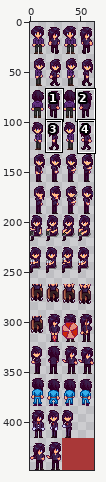
Sprite sheet: Characters/Festivals/EggFestival/Sebastian_EggFestival.png. Above: a wide view before the commit, with the close-up outlined.
Close-up. First the earlier version:
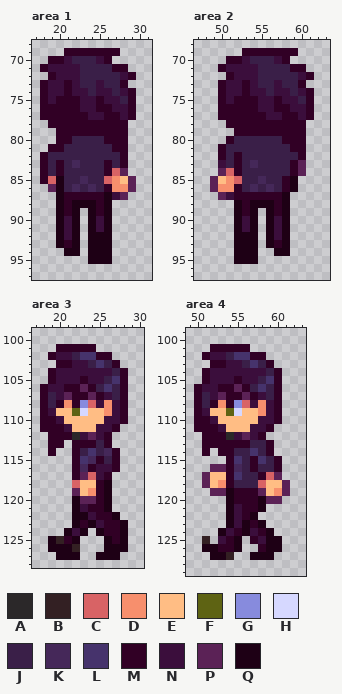
The file is 64x448 pixels. Pixels under 10% opacity are left out. Colours within 5 levels of each other are drawn and written as one. Shown: area 1: x 17..31, y 68..97; area 2: x 47..63, y 68..97; area 3: x 17..30, y 99..128; area 4: x 49..63, y 99..129. The commit also changed other parts of the picture, which this record leaves out.
Palette (. is transparent): A #2b2829  B #332023  C #d86365  D #f78f6d  E #ffbd84  F #5e6313  G #878bdd  H #d6d8ff  J #3a1f48  K #452859  L #46336c  M #310025  N #3b0e3c  P #5b2256  Q #1e0015
Pixels before, area 1, first column x 18:
69 ...MMMMMMM..
70 .MMNJJJNM...
71 MNNNNJJJJMM.
72 .MNNNJJJJJNM
73 MNNMNJJNJJM.
74 MNNMNNJNNJNM
75 MNMMMNNMNNJM
76 MMMMMNNMMNNM
77 MMMMMMNNMMNM
78 .MMMMMMMMMM.
79 ..MMMMMMMMM.
80 ..MMJJJJMMM.
81 .MMJJJJJJMM.
82 MJJJJJJJJJM.
83 MJMJKJJJMJM.
84 MJMJJJJJMCP.
85 MCQJJKJJCDEP
86 .PQJKJKJMDDP
87 ..QMMMMMQNP.
88 ..QMQQQMQ...
89 ..QMQ.QMQ...
90 ..QNQ.QNQ...
91 ..QNQ.QNQ...
92 ..QNQ.QQQ...
93 ..QMQ.QQQ...
94 ...QQ.QQQ...
95 ......QQQ...
Pixels before, area 2, first column x 49:
69 ....MMMMMMM..
70 ..MMNJJJNM...
71 .MNNNNJJJJMM.
72 ..MNNNJJJJJNM
73 .MNNMNJJNJJM.
74 .MNNMNNJNNJNM
75 .MNMMMNNMNNJM
76 .MMMMMNNMMNNM
77 .MMMMMMNNMMNM
78 ..MMMMMMMMMM.
79 ...MMMMMMMMM.
80 ..MJJJJJJMMM.
81 .MJJJJJJJJMM.
82 .MJMJJJJJJJM.
83 .NJMJKJJJJMP.
84 .PCMJJJJJJMP.
85 PEDCJJKJJMQ..
86 PDDMJKJKJMQ..
87 .PNMMMMMMQ...
88 ...QMQQQMQ...
89 ...QMQ.QMQ...
90 ...QNQ.QNQ...
91 ...QNQ.QNQ...
92 ...QQQ.QNQ...
93 ...QQQ.QMQ...
94 ...QQQ..QQ...
95 ...QQQ.......
Pixels before, area 3, first column x 18:
101 ..MMMMM....
102 .MNNJLLMM..
103 ..MMNNJLJM.
104 .MNNNNNNNJM
105 .MNNNMNNJLM
106 MNNMMPMJLJM
107 MJNPMMPMNJM
108 MJMDMGCNDNM
109 MNEEFHEEDNM
110 MMNEEEEENNM
111 MMMNEEENNM.
112 .MMMANPNM..
113 .MM.MMMJM..
114 .M..MJLJKM.
115 ....MLKMJM.
116 ....MKMNNM.
117 ....MPCNM..
118 ....CEEMQ..
119 ....PEDMQ..
120 ....QPPMQ..
121 ....QNMMQ..
122 ....QQNMMQ.
123 ....QMQNMMQ
124 ...QNQ.QMMQ
125 .QBMQ...QMQ
126 .QQQB...QQQ
127 ..QQQ..QQQ.
Pixels before, area 4, first column x 50:
101 ..MMMMM.....
102 .MNNJLLMM...
103 ..MMNNJLJM..
104 .MNNNNNNNJM.
105 .MNNNMNNJLM.
106 MNNMMPMJLJM.
107 MJNPMMPMNJM.
108 MJMDMGCNDNM.
109 MNEEFHEEDNM.
110 MMNEEEEENNM.
111 MMMNEEENNM..
112 .MMMANPNM...
113 .MMMMMMJJM..
114 .M.MMJJLJM..
115 ....MLJMLJM.
116 ..PPMKJMJJM.
117 .PEEMLJJMCP.
118 .PEDMJJJCEEP
119 ..PPQMMMPEDP
120 ....QMMMQPP.
121 ....QNMMQ...
122 ....QNMQ....
123 ....QNQMQ...
124 ...QNMQNMQ..
125 .B.NMQ.MNQQ.
126 .QQMMQ..MQQ.
127 ..QQB..QQQ..
After the commit:
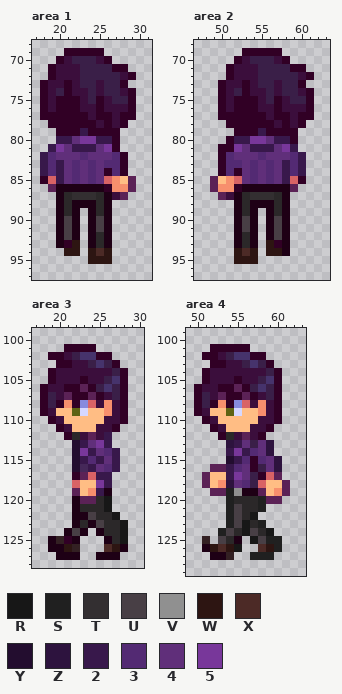
Colours new in this view: R #171717  S #202020  T #332f31  U #483f45  V #909090  W #2d1512  X #4c2a26  Y #230d2f  Z #2d133e  2 #38184b  3 #532a73  4 #602f7a  5 #78379a
Edits made:
Area 1:
y 69: x 26..27 MM -> ..
y 70: x 19 M -> .
y 71: x 18..19 MN -> .M
y 74: x 20 N -> J; x 26 N -> J
y 75: x 24 N -> J; x 27 N -> J
y 76: x 19 M -> N; x 26 M -> N
y 77: x 25 N -> M; x 27..28 MN -> NM
y 78: x 25 M -> N; x 27 M -> N
y 79: x 23 M -> 2; x 28 M -> .
y 80: x 20..26 MMJJJJM -> 2245522; x 28 M -> .
y 81: x 19..26 MMJJJJJJ -> 25422245; x 28 M -> .
y 82: x 18..27 MJJJJJJJJJ -> 2344434443
y 83: x 18..27 MJMJKJJJMJ -> 2324343433
y 84: x 18..25 MJMJJJJJ -> 23243434; x 27..28 CP -> 3M
y 85: x 20..25 QJJKJJ -> 243434
y 86: x 21..25 JKJKJ -> QQQQQ
y 87: x 21..25 MMMMM -> ATTTA
y 88..89: x 21 M -> A; x 25 M -> A
y 90..91: x 21 N -> U; x 25 N -> U
y 92: x 21 N -> U; x 25 Q -> A
y 93: x 22 Q -> W; x 25 Q -> A
y 94: x 21..22 QQ -> WW; x 24..26 QQQ -> WXW
y 95: x 24..26 QQQ -> WWW
Area 2:
y 69: x 58..59 MM -> ..
y 70: x 51 M -> .
y 71: x 50..51 MN -> .M
y 74: x 52 N -> J; x 58 N -> J
y 75: x 56 N -> J; x 59 N -> J
y 76: x 51 M -> N; x 58 M -> N
y 77: x 57 N -> M; x 59..60 MN -> NM
y 78: x 57 M -> N; x 59 M -> N
y 79: x 55 M -> 2; x 60 M -> .
y 80: x 52..58 JJJJJJM -> 2255422; x 60 M -> .
y 81: x 51..60 JJJJJJJJMM -> M54222452.
y 82: x 51..60 JMJJJJJJJM -> 3444344432
y 83: x 50..60 NJMJKJJJJMP -> M3343434232
y 84: x 50..51 PC -> M3; x 53..60 JJJJJJMP -> 43434232
y 85: x 53..60 JJKJJMQ. -> 434342CM
y 86: x 53..59 JKJKJMQ -> QQQQQQP
y 87: x 52..57 MMMMMM -> QATTTA
y 88..89: x 53 M -> A; x 57 M -> A
y 90..91: x 53 N -> U; x 57 N -> U
y 92: x 53 Q -> A; x 57 N -> U
y 93: x 53 Q -> A; x 56 Q -> W
y 94: x 52..54 QQQ -> WXW; x 56..57 .Q -> WW
y 95: x 52..54 QQQ -> WWW
Area 3:
y 101: x 20 M -> .
y 102: x 20 N -> M
y 110: x 18 M -> .
y 111: x 18..19 MM -> ..
y 112: x 19..20 MM -> ..; x 26 M -> 2
y 113: x 19..20 MM -> ..; x 22..26 MMMJM -> Y2452
y 114: x 19 M -> .; x 22..27 MJLJKM -> Y52432
y 115: x 22..27 MLKMJM -> Y23242
y 116: x 22 M -> Y; x 24..27 MNNM -> 2432
y 117: x 25..26 NM -> 22
y 118: x 25..26 MQ -> 52
y 119: x 25 M -> 2
y 120: x 25..26 MQ -> AR
y 121: x 23..26 NMMQ -> AAAR
y 122: x 24..27 NMMQ -> UAAR
y 123: x 23 M -> A; x 25..28 NMMQ -> UAAR
y 124: x 22 N -> U; x 26..28 MMQ -> AAR
y 125: x 27..28 MQ -> AR
y 126: x 21 Q -> W; x 26..27 QQ -> XW
Area 4:
y 102: x 52 N -> M
y 110: x 50 M -> .
y 111: x 50..51 MM -> ..
y 112: x 51..52 MM -> ..
y 113: x 51..56 MMMMMM -> ...Z24; x 58..59 JM -> 4Z
y 114: x 51 M -> .; x 53..59 MMJJLJM -> .25234Z
y 115: x 54..56 MLJ -> Y23; x 58..60 LJM -> 34Z
y 116: x 54..56 MKJ -> 234; x 59..60 JM -> 4Z
y 117: x 54..56 MLJ -> 254
y 118: x 54..56 MJJ -> Z43
y 119: x 54..57 QMMM -> SVQQ
y 120: x 54..58 QMMMQ -> SAAAS
y 121: x 54..58 QNMMQ -> SUAAS
y 122: x 54..57 QNMQ -> SUAR
y 123: x 54..58 QNQMQ -> SURAS
y 124: x 53..59 QNMQNMQ -> SUARUAR
y 125: x 53..54 NM -> UA; x 57..60 MNQQ -> RUSS
y 126: x 52..55 QMMQ -> WXWR; x 58..60 MQQ -> XWS
y 127: x 57..59 QQQ -> SSS
